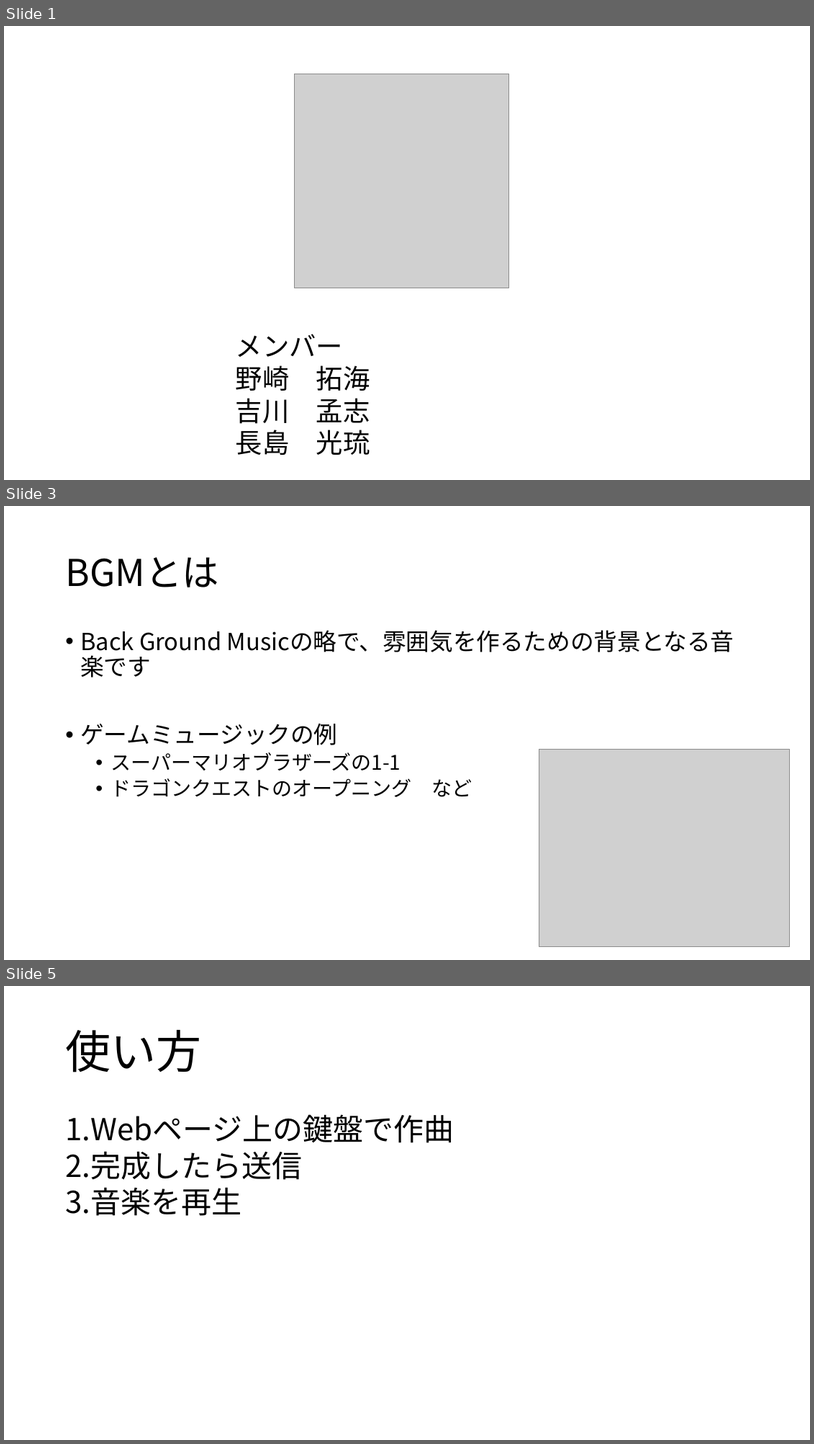
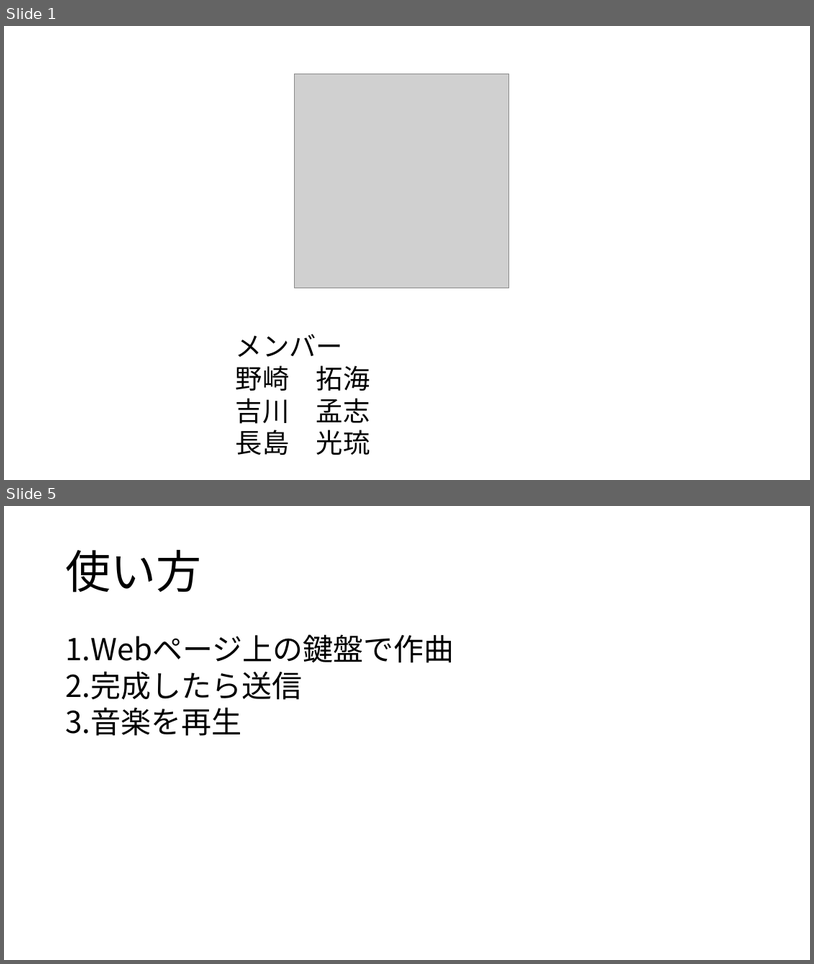
Before and after one commit to yoshitake266/bitComposer_prj, a slide deck: presentation/bit Composer.pptx. Shown one above the other, each under a label of ours: slides 1, 3 and 5 before the commit, slides 1 and 5 after it; the slides between them are not shown. The pictures are 814x1444 and 814x964 pixels, drawn with LibreOffice and Linux fonts; fonts in the diff are those of the drawing; grey boxes stand for pictures. Boxes give left, top, right and bottom in pixels: in the first picture for what was removed or moved away, otherwise in the second. Text is boxed around its words. In the diff, an @@ line names an element or a change of style, - is before the commit and + after.

```diff
--- a/presentation/bit Composer.pptx
+++ b/presentation/bit Composer.pptx
@@ slide 3 removed at (4,506,810,960), background #FFFFFF @@
@@ title removed at (65,557,219,587) @@
-BGMとは
@@ text removed at (80,630,735,797) @@
-• Back Ground Musicの略で、雰囲気を作るための背景となる音楽です
-• ゲームミュージックの例
-  • スーパーマリオブラザーズの1-1
-  • ドラゴンクエストのオープニング など
@@ picture removed at (540,749,790,947) @@
```
Also in this commit, not shown: 5 slides changed, 5 slides added, 5 other slides removed, 5 other files.
